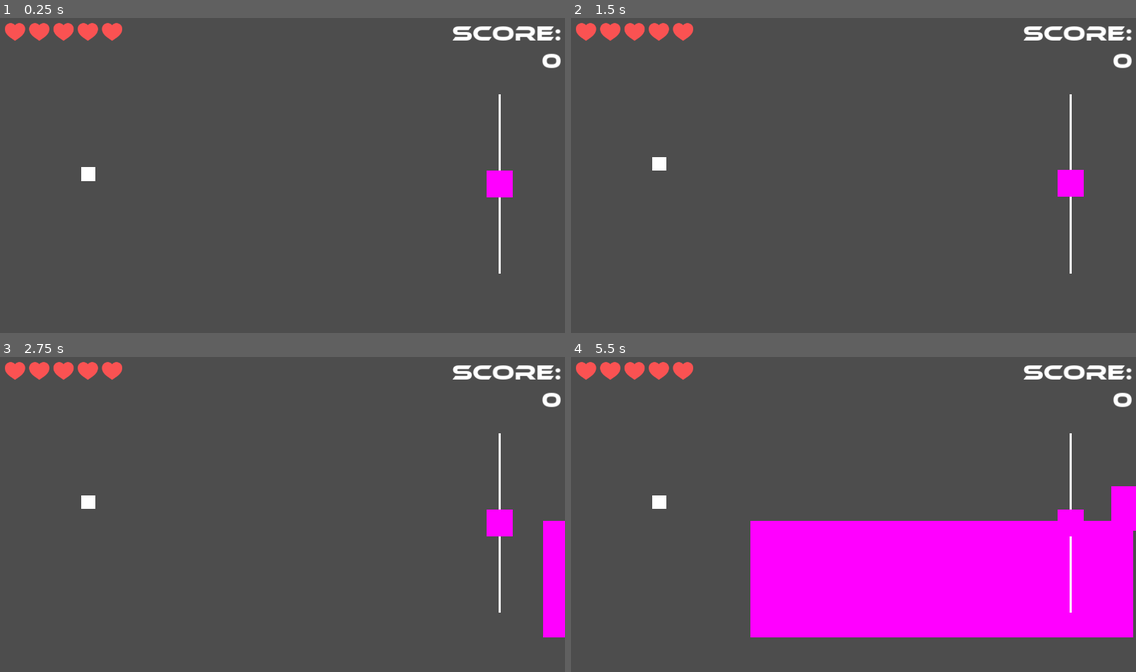
Above: before the commit, frames 1-4 (two rows, left to right).
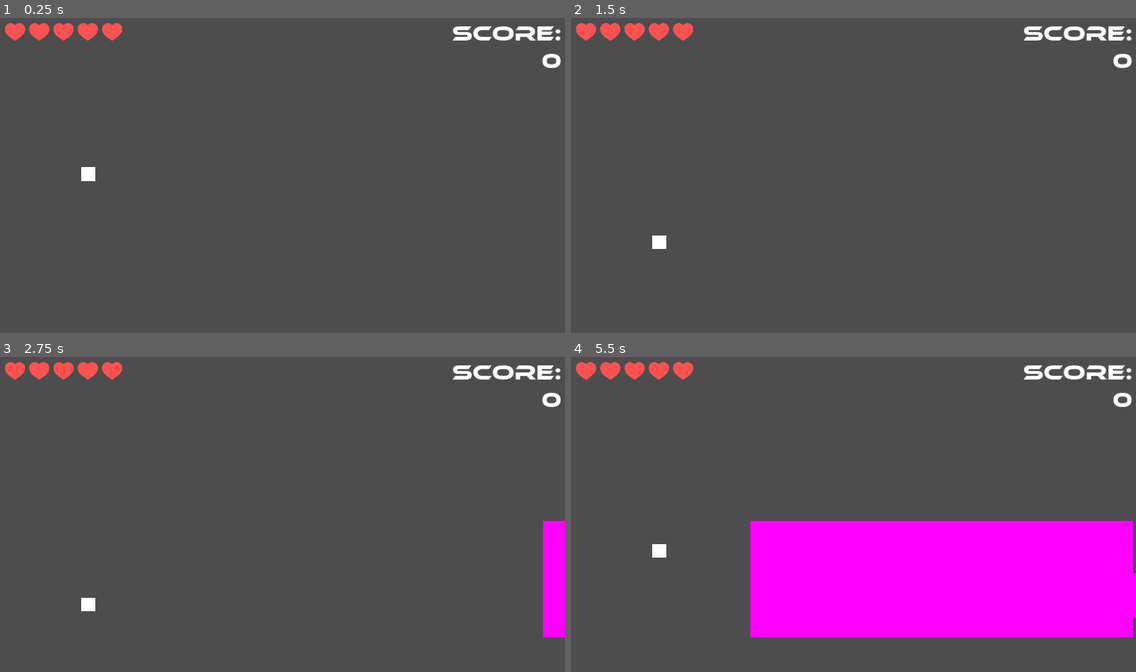
Above: after the commit, the same moments.

Repository: mauro-vb/mobile-game-project
Game: Godot game, scene res://scenes/main.tscn
The game is run twice, just before and just after one commit, with the same random seed, the same clock (stepped at 60 frames per second) and the same inputs.
Inputs (mouse positions are in pixels of both pictures, inside the frame that each line leads up to):
- Up to frame 1 (0.25 s): no input
- Up to frame 2 (1.5 s): click (1073, 184) at 0.52 s; tap Enter at 1.25 s; move the mouse to (977, 159) at 1.27 s; hold Up (up) from 1.28 s (still down)
- Up to frame 3 (2.75 s): move the mouse to (169, 530) at 2.02 s; release Up (up) at 2.03 s; hold Down (down) from 2.03 s (still down)
- Up to frame 4 (5.5 s): move the mouse to (910, 442) at 2.77 s; release Down (down) at 2.78 s; hold Up (up) 2.78-4.28 s; move the mouse to (825, 577) at 3.52 s; move the mouse to (1023, 561) at 4.27 s; hold Down (down) from 4.28 s (still down); move the mouse to (684, 464) at 5.02 s

The runs differ from the first frame. In frame 1, 0.6% of the frame differs, in the area x 86-91%, y 24-82%; in frame 2, 0.8%; in frame 3, 0.8%; in frame 4, 1.1%, in the area x 14-100%, y 24-83%.

Commit message:
added tap areas, and way of changing controls

Diff:
--- a/project.godot
+++ b/project.godot
@@ -27,6 +27,7 @@
 window/size/window_width_override=2560
 window/size/window_height_override=1440
 window/stretch/mode="canvas_items"
+mouse_cursor/custom_image="res://assets/hand_cursor_fordemo.png"
 
 [dotnet]
 
--- /dev/null
+++ b/scenes/main.gd
@@ -0,0 +1,15 @@
+extends Node2D
+
+@onready var player = $Player
+# Called when the node enters the scene tree for the first time.
+func _ready():
+	if GameParameters.CONTROLS_TYPE == "slider":
+		var slider = preload("res://scenes/ui/slider.tscn").instantiate()
+		slider.scale = Vector2(2,2)
+		slider.global_position = Vector2(GameParameters.WINDOW_WIDTH - 120, GameParameters.WINDOW_HEIGHT / 2)
+		add_child(slider)
+		player.slider = slider
+	if GameParameters.CONTROLS_TYPE == "buttons":
+		var buttons = preload("res://scenes/ui/tap_areas.tscn").instantiate()
+		add_child(buttons)
+		player.buttons = buttons
--- a/scenes/main.tscn
+++ b/scenes/main.tscn
@@ -1,11 +1,12 @@
 [gd_scene load_steps=5 format=3 uid="uid://d372d30v65ab3"]
 
+[ext_resource type="Script" path="res://scenes/main.gd" id="1_dqbwn"]
 [ext_resource type="PackedScene" uid="uid://osjos5q8palv" path="res://scenes/player.tscn" id="1_g5a11"]
 [ext_resource type="PackedScene" uid="uid://b1fn3eh2q2f4t" path="res://scenes/ui/hud.tscn" id="3_ooqh2"]
 [ext_resource type="Script" path="res://scripts/obstacle_gen.gd" id="3_uqulu"]
-[ext_resource type="PackedScene" uid="uid://cdycqchpca2fi" path="res://scenes/ui/slider.tscn" id="4_8isje"]
 
 [node name="Main" type="Node2D"]
+script = ExtResource("1_dqbwn")
 
 [node name="Player" parent="." instance=ExtResource("1_g5a11")]
 position = Vector2(200, 400)
@@ -29,8 +30,4 @@
 grow_vertical = 1
 size_flags_horizontal = 8
 
-[node name="Slider" parent="." instance=ExtResource("4_8isje")]
-position = Vector2(1132, 382)
-scale = Vector2(1.5, 1.5)
-
 [connection signal="timeout" from="ObstacleGen/Timer" to="ObstacleGen" method="_on_timer_timeout"]
--- /dev/null
+++ b/scenes/ui/tap_areas.tscn
@@ -0,0 +1,26 @@
+[gd_scene load_steps=2 format=3 uid="uid://din8gotk4rx34"]
+
+[ext_resource type="Script" path="res://scripts/ui/tap_areas.gd" id="1_dhg2i"]
+
+[node name="TapAreas" type="Control"]
+layout_mode = 3
+anchors_preset = 15
+anchor_right = 1.0
+anchor_bottom = 1.0
+grow_horizontal = 2
+grow_vertical = 2
+script = ExtResource("1_dhg2i")
+
+[node name="VBoxContainer" type="VBoxContainer" parent="."]
+modulate = Color(1, 1, 1, 0)
+layout_mode = 2
+offset_right = 1280.0
+offset_bottom = 720.0
+
+[node name="UpButton" type="Button" parent="VBoxContainer"]
+layout_mode = 2
+size_flags_vertical = 3
+
+[node name="DownButton" type="Button" parent="VBoxContainer"]
+layout_mode = 2
+size_flags_vertical = 3
--- a/scripts/game_parameters.gd
+++ b/scripts/game_parameters.gd
@@ -6,3 +6,5 @@
 const WINDOW_WIDTH = 1280
 
 const PLAYER_SIZE = 30
+
+var CONTROLS_TYPE = "buttons"
--- a/scripts/player.gd
+++ b/scripts/player.gd
@@ -12,21 +12,30 @@
 
 
 @onready var sprite = $TempSprite
-@onready var slider = $"../Slider"
+
+var slider
+var buttons
 
 @export var health : HealthComponent
 
 func _ready():
+	print(buttons)
 	position.y = 360
 
 	add_to_group("player")
 
 func wants_move_up():
-	return slider.smooth_control_up(position.y)
+	if slider:
+		return slider.smooth_control_up(position.y)
+	elif buttons:
+		return buttons.up_pressing
 	return Input.is_action_pressed("up")
 
 func wants_move_down():
-	return slider.smooth_control_down(position.y)
+	if slider:
+		return slider.smooth_control_down(position.y)
+	elif buttons:
+		return buttons.down_pressing
 	return Input.is_action_pressed("down")
 
 func hurt():
--- /dev/null
+++ b/scripts/ui/tap_areas.gd
@@ -0,0 +1,30 @@
+extends Control
+
+@onready var up_button = $VBoxContainer/UpButton
+@onready var down_button = $VBoxContainer/DownButton
+
+var up_pressing := false
+var down_pressing := false
+
+func _ready():
+	up_button.button_down.connect(_on_up_button_down)
+	up_button.button_up.connect(_on_up_button_up)
+
+	down_button.button_down.connect(_on_down_button_down)
+	down_button.button_up.connect(_on_down_button_up)
+
+func _process(delta):
+	print(up_pressing)
+
+func _on_up_button_down() -> void:
+	up_pressing = true
+
+func _on_up_button_up()-> void:
+	up_pressing = false
+
+func _on_down_button_down()-> void:
+	down_pressing = true
+
+
+func _on_down_button_up() -> void:
+	down_pressing = false
Binary file added: assets/hand_cursor_fordemo.png
Not shown, added: assets/hand_cursor_fordemo.png.import
Not shown, changed: .DS_Store
